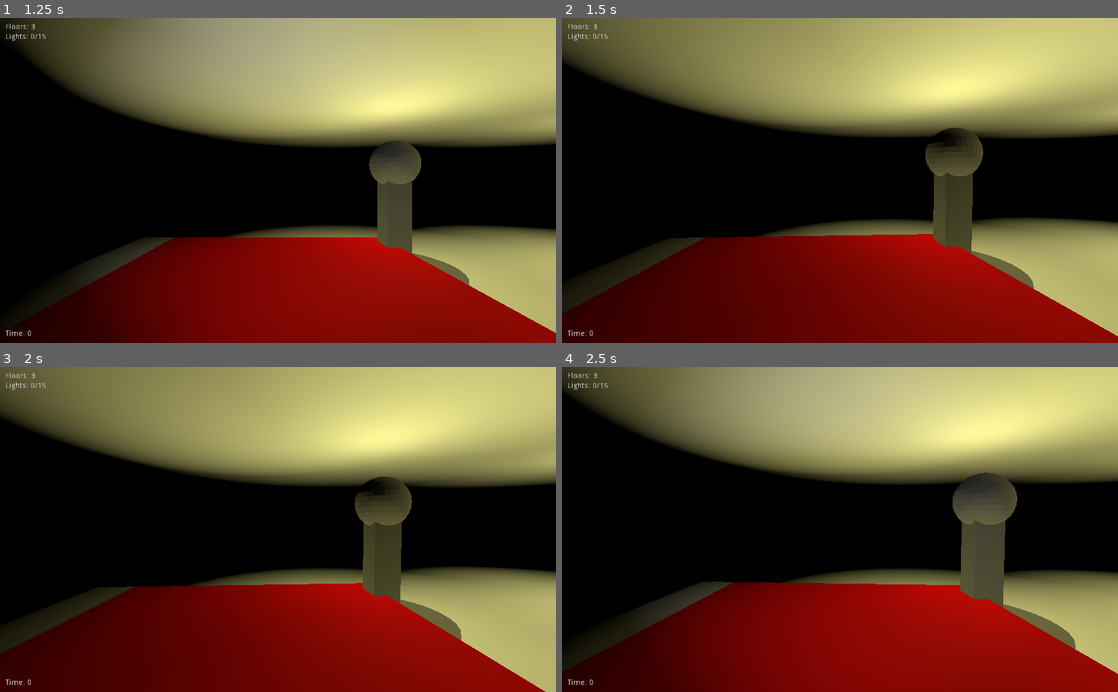
Above: before the commit, frames 1-4 (two rows, left to right).
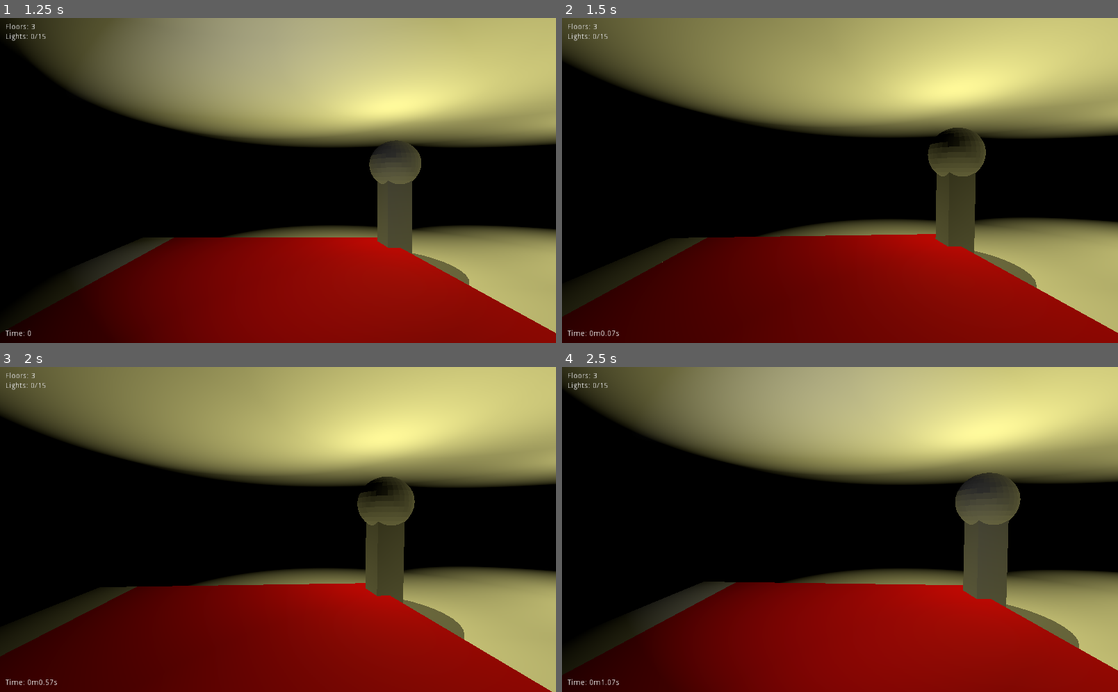
Above: after the commit, the same moments.

Repository: Arc676/Photonic-Salvation
Game: Godot game, scene res://Scenes/Main Menu.tscn
The game is run twice, just before and just after one commit, with the same random seed, the same clock (stepped at 60 frames per second) and the same inputs.
Inputs (mouse positions are in pixels of both pictures, inside the frame that each line leads up to):
- Up to frame 1 (1.25 s): click "New Game" at 0.5 s
- Up to frame 2 (1.5 s): tap Enter at 1.25 s; move the mouse to (867, 180) at 1.27 s; hold Up (ui_up) from 1.28 s (still down); tap Space (flashlight) at 1.35 s
- Up to frame 3 (2 s): keep holding Up (ui_up)
- Up to frame 4 (2.5 s): keep holding Up (ui_up); move the mouse to (812, 529) at 2.02 s; tap Space (flashlight) at 2.1 s

Frame 1 is identical in both runs. In frame 2, 0.8% of the frame differs, in the area x 0-100%, y 33-98%; in frame 3, 0.8%; in frame 4, 0.9%, in the area x 3-100%, y 32-98%.

Commit message:
Add game clock
Update help page

Diff:
--- a/Scenes/Game.tscn
+++ b/Scenes/Game.tscn
@@ -22,17 +22,6 @@
 [node name="UI" type="Control" parent="."]
 anchor_right = 1.0
 anchor_bottom = 1.0
-__meta__ = {
-"_edit_use_anchors_": false
-}
-
-[node name="Time" type="Label" parent="UI"]
-anchor_top = 1.0
-anchor_right = 1.0
-anchor_bottom = 1.0
-margin_left = 10.0
-margin_top = -24.0
-text = "Time: 0"
 __meta__ = {
 "_edit_use_anchors_": false
 }
@@ -77,3 +66,21 @@
 collision_mask = 2
 
 [node name="SpotLight" type="SpotLight" parent="Player/Head"]
+
+[node name="Control" type="Control" parent="Player"]
+anchor_right = 1.0
+anchor_bottom = 1.0
+__meta__ = {
+"_edit_use_anchors_": false
+}
+
+[node name="Time" type="Label" parent="Player/Control"]
+anchor_top = 1.0
+anchor_right = 1.0
+anchor_bottom = 1.0
+margin_left = 10.0
+margin_top = -24.0
+text = "Time: 0"
+__meta__ = {
+"_edit_use_anchors_": false
+}
--- a/Scenes/Main Menu.tscn
+++ b/Scenes/Main Menu.tscn
@@ -178,32 +178,32 @@
 anchor_top = 0.5
 anchor_right = 0.5
 anchor_bottom = 0.5
-margin_left = -211.5
-margin_top = -78.5
-margin_right = 211.5
-margin_bottom = 78.5
+margin_left = -245.0
+margin_top = -110.5
+margin_right = 245.0
+margin_bottom = 110.5
 __meta__ = {
 "_edit_use_anchors_": false
 }
 
 [node name="RichTextLabel" type="RichTextLabel" parent="Help/GridContainer"]
-margin_right = 423.0
-margin_bottom = 133.0
+margin_right = 490.0
+margin_bottom = 197.0
 size_flags_horizontal = 3
 size_flags_vertical = 3
 text = "Use WASD to move around. Click on the lights to turn them on or off. Press spacebar to toggle your flashlight.
 
 In the top left, the number of floors and remaining lights is shown. You'll have to find the lights yourself. The location of the stairs is marked by a green light.
 
-Your time is shown in the bottom left."
+Your time is shown in the bottom left. To start the game, press spacebar and the time will start ticking. You won't be able to move or look around until you start the clock."
 __meta__ = {
 "_edit_use_anchors_": false
 }
 
 [node name="Back" type="Button" parent="Help/GridContainer"]
-margin_top = 137.0
-margin_right = 423.0
-margin_bottom = 157.0
+margin_top = 201.0
+margin_right = 490.0
+margin_bottom = 221.0
 text = "Back"
 [connection signal="pressed" from="Main Menu/GridContainer/New Game" to="." method="startGame"]
 [connection signal="pressed" from="Main Menu/GridContainer/Options" to="." method="showOptions"]
--- a/Scripts/player.gd
+++ b/Scripts/player.gd
@@ -9,10 +9,27 @@
 onready var raycast = $Head/RayCast
 onready var flashlight = $Head/SpotLight
 
+onready var timeLbl = $Control/Time
+var gameTime = 0
+var gameStarted = false
+
 func _ready():
 	Input.set_mouse_mode(Input.MOUSE_MODE_CAPTURED)
+	gameStarted = false
+	gameTime = 0
 
-func _process(_delta):
+func _process(delta):
+	if !gameStarted and Input.is_action_just_released("flashlight"):
+		gameStarted = true
+
+	if gameStarted:
+		gameTime += delta
+		var minutes = int(gameTime / 60)
+		var seconds = gameTime - minutes * 60;
+		timeLbl.text = "Time: %dm%.02fs" % [minutes, seconds]
+	else:
+		return
+
 	# Mouse movement.
 	_mouse_motion.y = clamp(_mouse_motion.y, -1550, 1550)
 	transform.basis = Basis(Vector3(0, _mouse_motion.x * -0.001, 0))
@@ -25,17 +42,13 @@
 		raycast.get_collider().toggle()
 
 func _physics_process(delta):
-	# Keyboard movement.
 	var movement = transform.basis.xform(Vector3(
 		Input.get_action_strength("ui_right") - Input.get_action_strength("ui_left"),
 		0,
 		Input.get_action_strength("ui_down") - Input.get_action_strength("ui_up")
 	).normalized() * 5)
 
-	# Gravity.
 	velocity.y -= gravity * delta
-
-	#warning-ignore:return_value_discarded
 	velocity = move_and_slide(Vector3(movement.x, velocity.y, movement.z), Vector3.UP)
 
 func _input(event):
